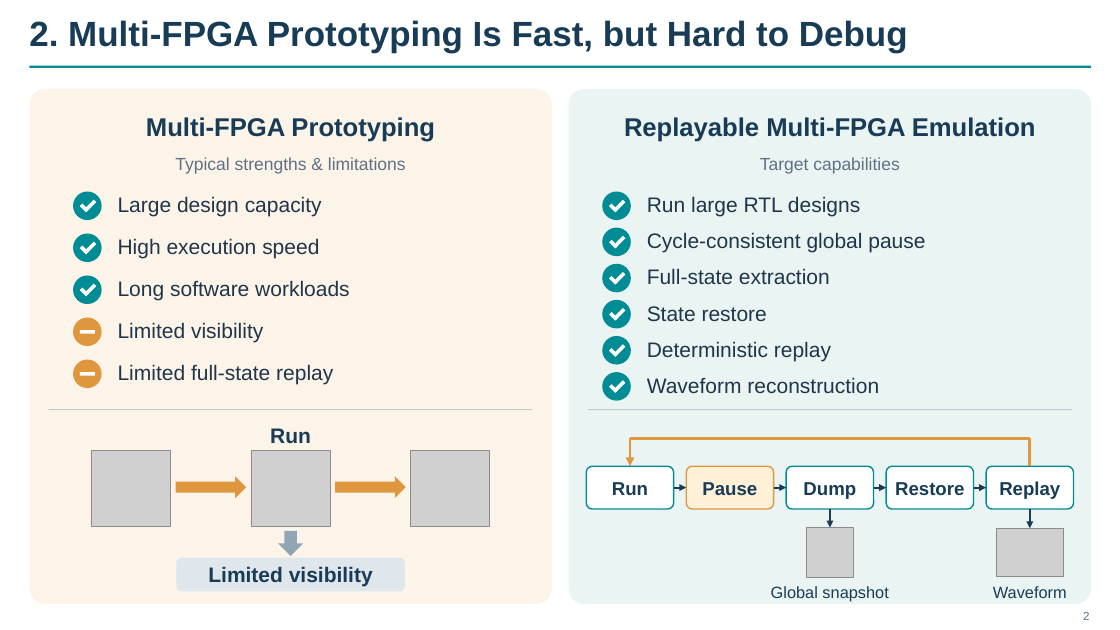
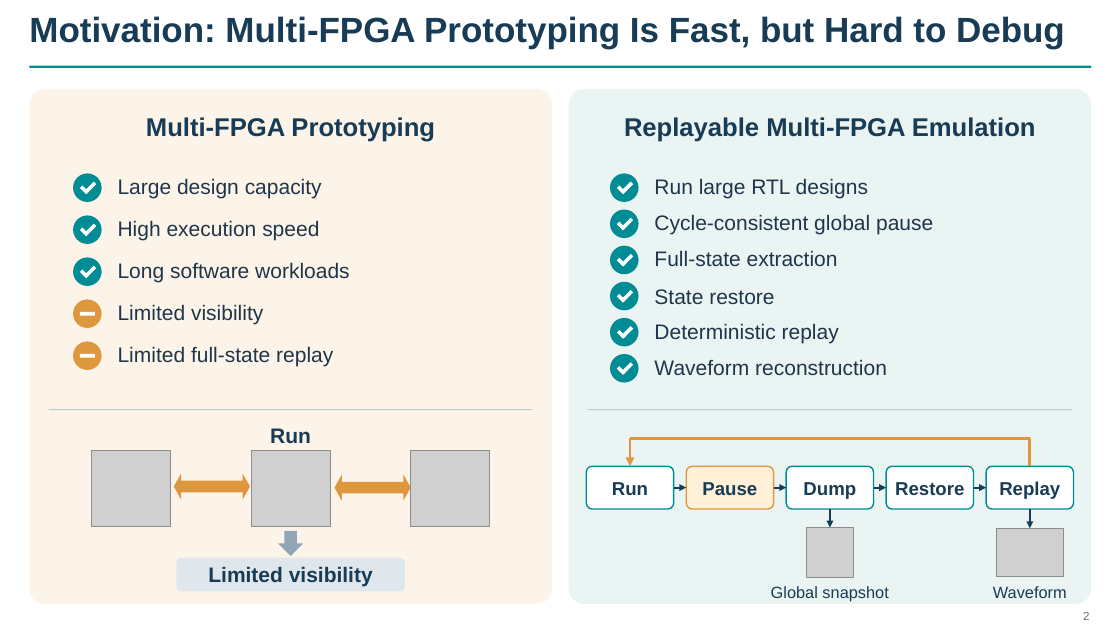
Before and after one commit to euphgh/shtthesis, a slide deck: slide 4 of pptx/midterm/REMUS_Midterm_Final.pptx. Drawn at 1120x630 pixels with LibreOffice and Linux fonts; fonts in the diff are those of the drawing; grey boxes stand for pictures. Boxes give left, top, right and bottom in pixels: in the first picture for what was removed or moved away, otherwise in the second. Text is boxed around its words. In the diff, an @@ line names an element or a change of style, - is before the commit and + after.

```diff
--- a/pptx/midterm/REMUS_Midterm_Final.pptx
+++ b/pptx/midterm/REMUS_Midterm_Final.pptx
@@ title at bbox=[29, 16, 1065, 48]: text changed @@
-2. Multi-FPGA Prototyping Is Fast, but Hard to Debug
+Motivation: Multi-FPGA Prototyping Is Fast, but Hard to Debug
@@ text removed at bbox=[175, 157, 406, 174] @@
-Typical strengths & limitations
@@ text removed at bbox=[760, 157, 899, 174] @@
-Target capabilities
@@ 8 rectangles, 5 texts, 5 ellipses: place and size @@
-8 rectangles, 5 texts, 5 ellipses at bbox=[73, 192, 349, 388]
+8 rectangles, 5 texts, 5 ellipses at bbox=[73, 173, 349, 370]
@@ text "State restore": place and size @@
-text "State restore" at bbox=[647, 306, 767, 321]
+text "State restore" at bbox=[654, 289, 774, 304]
@@ 12 rectangles, 6 ellipses, 4 texts: place and size @@
-12 rectangles, 6 ellipses, 4 texts at bbox=[602, 192, 925, 401]
+12 rectangles, 6 ellipses, 4 texts at bbox=[610, 173, 933, 382]
@@ text "Waveform reconstruction": place and size @@
-text "Waveform reconstruction" at bbox=[647, 377, 879, 393]
+text "Waveform reconstruction" at bbox=[654, 359, 887, 375]
@@ left right arrow at bbox=[174, 473, 250, 499]: right arrow to left right arrow @@
@@ left right arrow: place and size @@
-left right arrow at bbox=[176, 476, 246, 498]
+left right arrow at bbox=[174, 473, 250, 499]
@@ left right arrow: place and size @@
-left right arrow at bbox=[335, 476, 406, 498]
+left right arrow at bbox=[334, 475, 411, 501]
@@ left right arrow at bbox=[334, 475, 411, 501]: right arrow to left right arrow @@
```
Also in this commit, not shown: 12 other slides changed.
